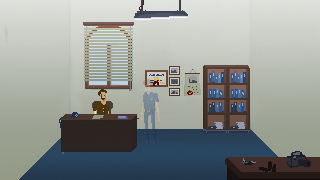
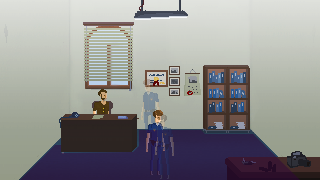
Revision of a layered 320 x 180 image; what changed, layer by layer:
added group "teleport(back,police_station.upper-next)" (29%) with 2 layers above "tag(nav) navmesh()" over [155, 114, 174, 179]
added layer "player" (1st of 2, in "teleport(back,police_station.upper-next)") in group "teleport(back,police_station.upper-next)" over [155, 114, 174, 179]
added layer "tag(nav) navmesh()" (51%) above "playerspawn(raymond_police)" over [20, 130, 300, 180]
added layer "playerspawn(raymond_police)" above "slot(johnson)" over [146, 110, 165, 175]
moved "johnson()" above "Lights parallax(-0.1)" over [141, 79, 160, 144]
